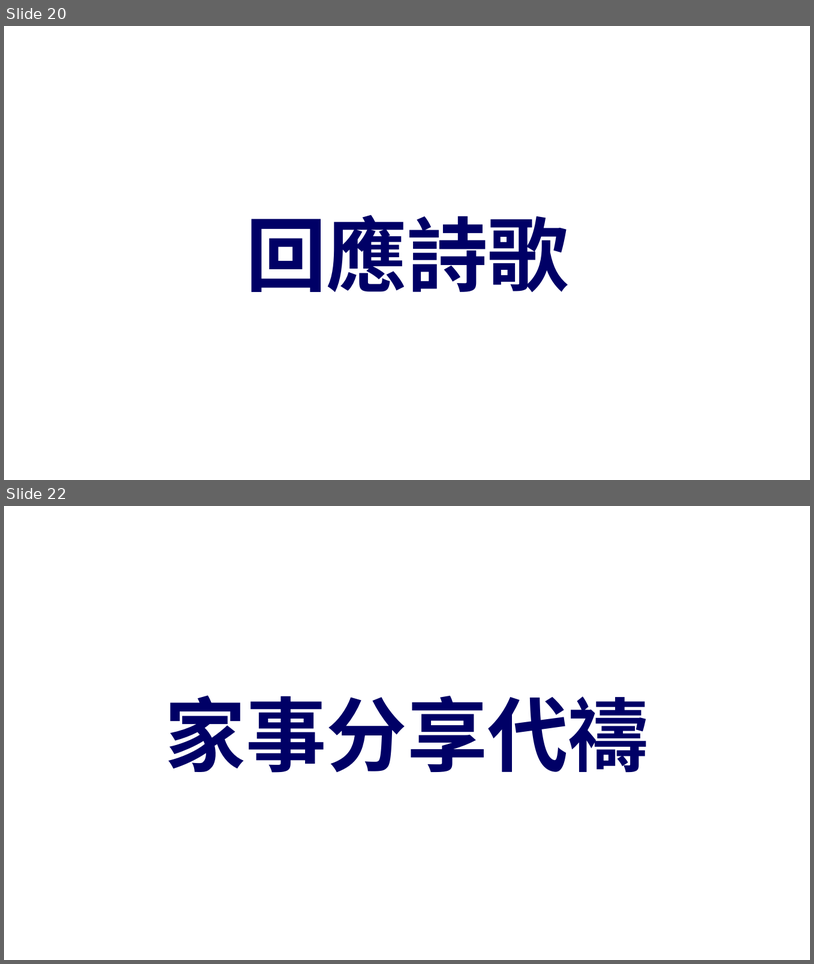
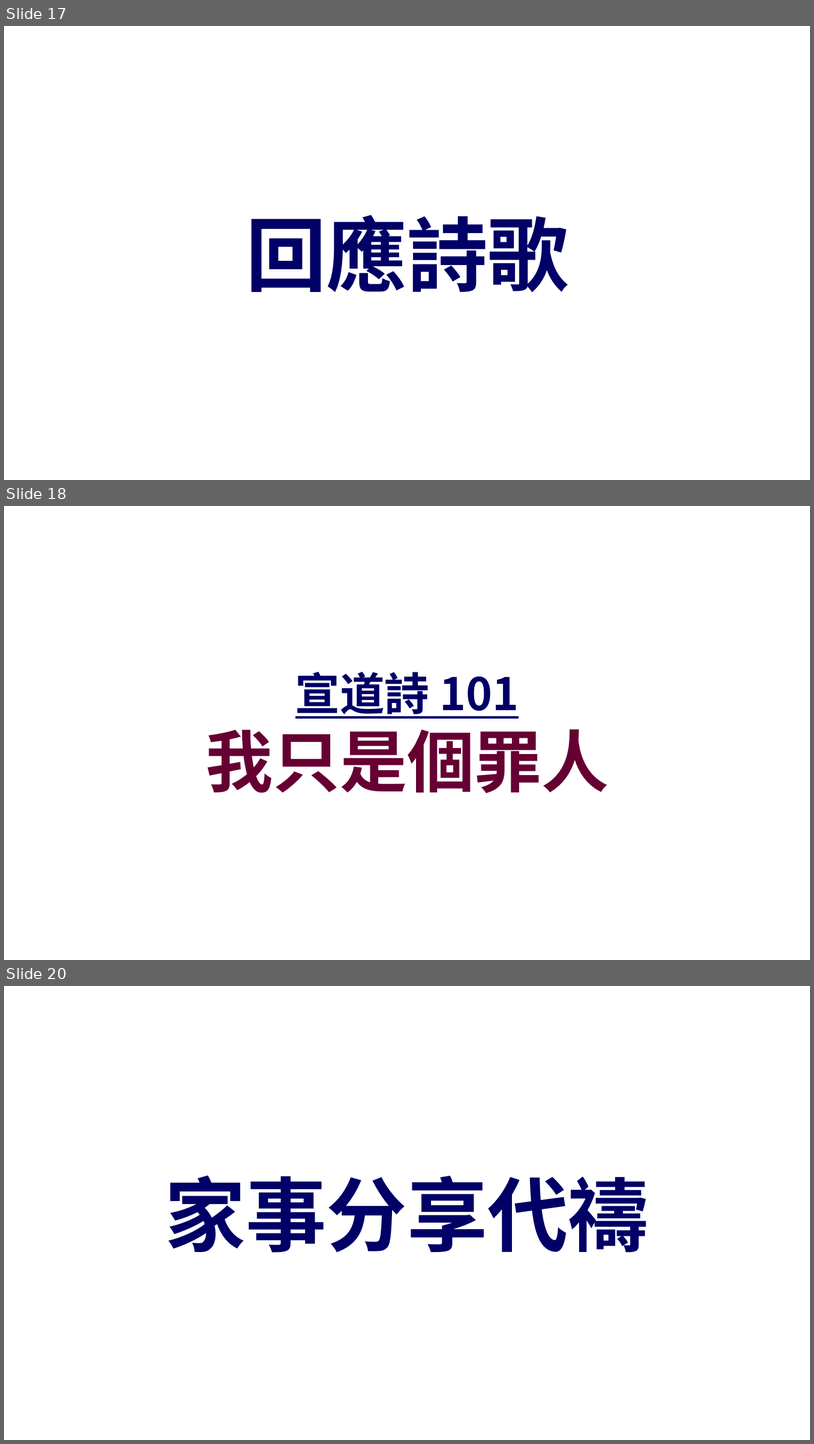
Before and after one commit to batisuoc/other-ppts, a slide deck: 崇拜流程_version02.pptx. Shown one above the other, each under a label of ours: slides 20 and 22 before the commit, slides 17, 18 and 20 after it; the slides between them are not shown. The pictures are 814x964 and 814x1444 pixels, drawn with LibreOffice and Linux fonts; fonts in the diff are those of the drawing; background and template pictures are left out. Boxes give left, top, right and bottom in pixels: in the first picture for what was removed or moved away, otherwise in the second. Text is boxed around its words. In the diff, an @@ line names an element or a change of style, - is before the commit and + after.

```diff
--- a/崇拜流程_version02.pptx
+++ b/崇拜流程_version02.pptx
@@ slide 18 added at [4,506,810,960], background picture (left out) @@
@@ title added at [206,672,609,793], 40 pt, text #000066, bold, underline @@
+宣道詩 101
+我只是個罪人
@@ what was slide 20 is now slide 17 @@
@@ what was slide 22 is now slide 20 @@
```
Also in this commit, not shown: 1 other slide added, 4 slides removed, 1 other file.
